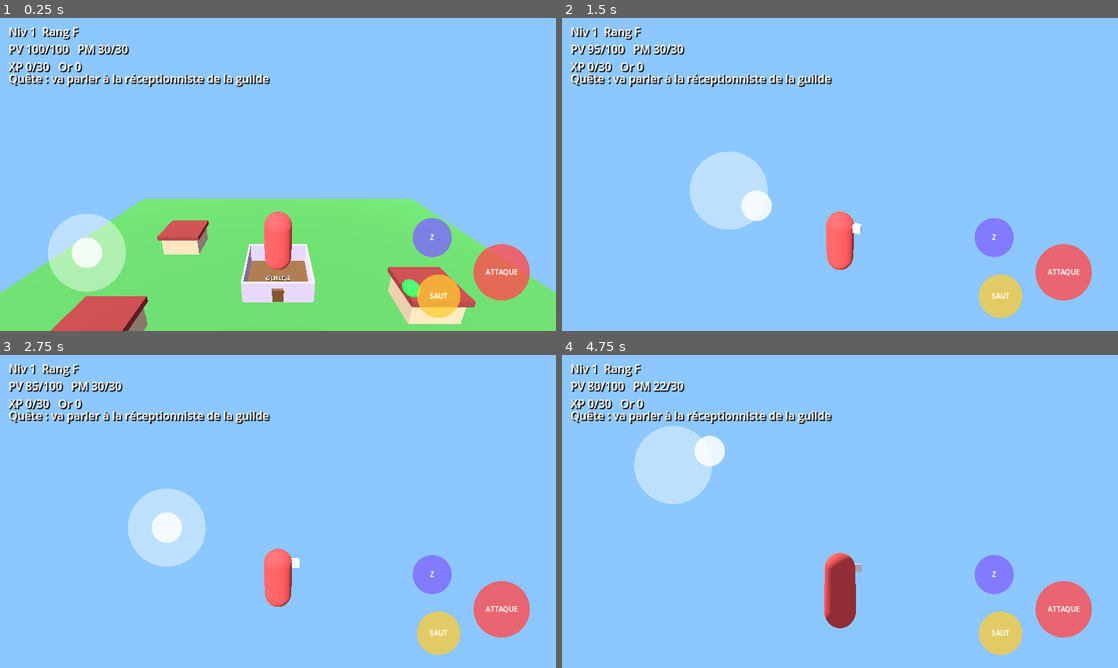
Above: before the commit, frames 1-4 (two rows, left to right).
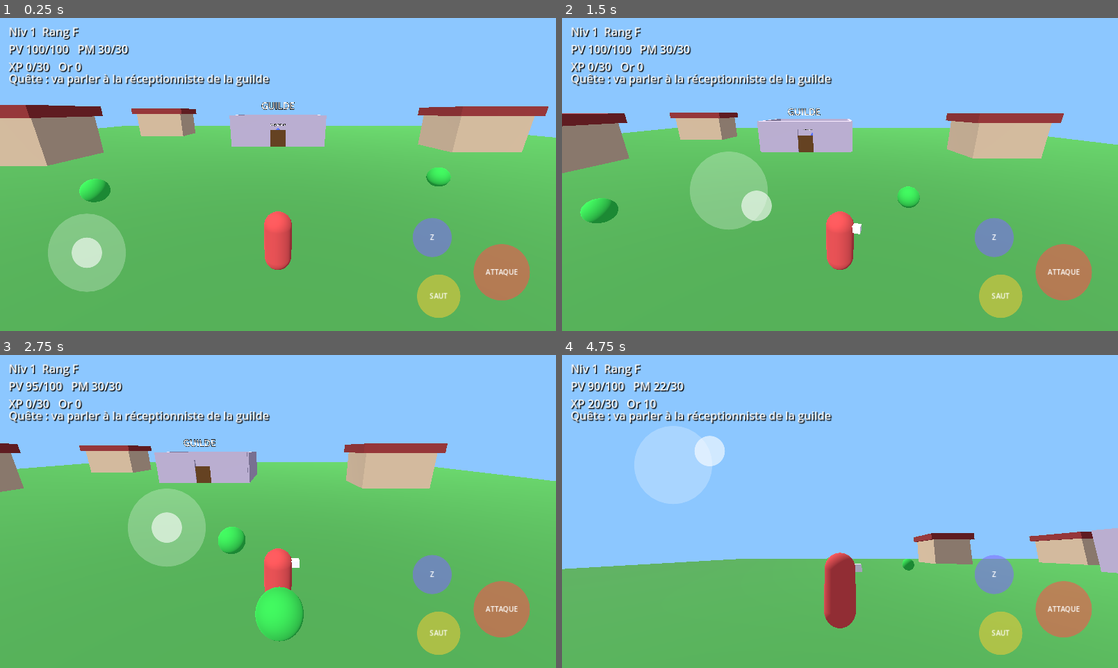
Above: after the commit, the same moments.

Repository: makanzipro/Makanzipro-Isekai-
Game: Godot game, scene res://main.tscn
The game is run twice, just before and just after one commit, with the same random seed, the same clock (stepped at 60 frames per second) and the same inputs. Before the commit the project has no main scene; this scene is started directly in both runs.
Inputs (mouse positions are in pixels of both pictures, inside the frame that each line leads up to):
- Up to frame 1 (0.25 s): no input
- Up to frame 2 (1.5 s): tap Enter at 0.5 s; move the mouse to (962, 158) at 0.52 s; hold Right (ui_right) 0.53-1.25 s; tap F at 0.6 s; click (962, 158) at 0.67 s; tap Space at 0.77 s; drag from (728, 190) to (812, 237) at 1.27 s
- Up to frame 3 (2.75 s): move the mouse to (333, 442) at 2.02 s; hold Right (ui_right) from 2.03 s (still down); tap E at 2.1 s
- Up to frame 4 (4.75 s): release Right (ui_right) at 2.75 s; drag from (812, 574) to (673, 464) at 2.77 s; move the mouse to (1006, 558) at 3.52 s; hold Left (ui_left) 3.53-4.25 s; tap Z at 3.6 s; tap Space at 3.77 s; drag from (673, 464) to (756, 433) at 4.27 s

The runs differ from the first frame. In frame 1, 70% of the frame differs, in the area x 0-100%, y 2-100%; in frame 2, 68%; in frame 3, 68%; in frame 4, 37%.

Commit message:
Update project configuration for Godot project

Diff:
--- a/project.godot
+++ b/project.godot
@@ -1,14 +1,12 @@
-; Fichier de configuration Godot - Makanzipro Isekai RPG
+
+; Configuration Godot - Makanzipro Isekai RPG
 config_version=5
 
 [application]
 
 config/name="Makanzipro Isekai RPG"
+run/main_scene="res://main.tscn"
 config/features=PackedStringArray("4.3", "GL Compatibility")
-
-[autoload]
-
-Main="*res://main.gd"
 
 [display]
 
